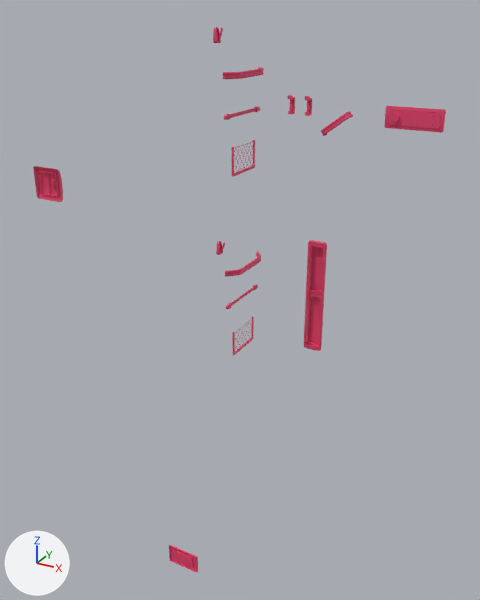
One commit to the FBX model Assets/Fbx/Vagon/Vagon_Stateroom/Vagon_Stateroom_ConductRoom_Equipment_01.fbx: the scene before it, then after it.
One viewpoint serves both versions: a 50 mm camera at (7.99, -2.93, 3.81) aimed at (6.74, -0.66, 2.68). The lights are fixed; the arrows at lower left show +X, +Y and +Z. Where no turn or scale is listed for an object, it has been applied to the vertices.

The first picture shows 'Vagon_Stateroom_ConductRoom_Equipment_01'.
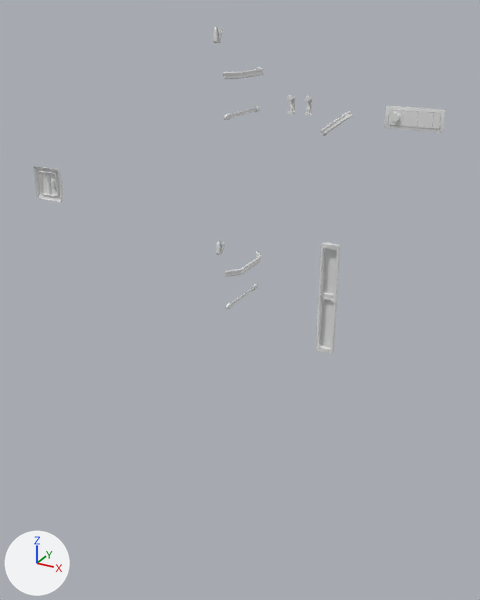
What differs and where, as boxes [x1, y1, x2, y2] in the pictures (480 x 600 px; the box of a moved part takes in the faces that stretch with it):
'Vagon_Stateroom_ConductRoom_Equipment_01', recoloured, reshaped (40% shorter)
    before: [33, 27, 446, 573]
    after: [33, 27, 446, 354]
part 1 of me_vagon_stateroom_conductroom_equipment_01, deleted
    before: [169, 140, 255, 573]
part 2 of me_vagon_stateroom_conductroom_equipment_01, moved or reshaped
    before: [306, 240, 327, 351]
    after: [316, 242, 340, 354]

What changed in the scene script:
```text
Change mat_im_stateroom:
    mat_im_stateroom.base_color: (0.8, 0.0518, 0.153) -> (0.8, 0.8, 0.8)  # pink #e7406d -> white #e7e7e7
Change me_vagon_stateroom_conductroom_equipment_01:
    used by ob_vagon_stateroom_conductroom_equipment_01; location = (6.353, 0.379, 1.384)
    remove me_vagon_stateroom_conductroom_equipment_01.from_pydata(...)  # 2499 vertices, 2372 faces; spans x 0.0..0.93, y -1.86..0.02, z 0.56..2.35
    add me_vagon_stateroom_conductroom_equipment_01.from_pydata(...)  # 1918 vertices, 1891 faces; spans x 0.0..0.93, y -1.85..0.02, z 0.56..2.35
    me_vagon_stateroom_conductroom_equipment_01 part 1: 8 loose pieces with 581 vertices, spanning x 0.0..0.67, y -1.86..-0.18, z 0.63..1.8, are deleted
    me_vagon_stateroom_conductroom_equipment_01 part 2: 213 vertices moved from x 0.26..0.37, y -0.01..0.02, z 0.56..1.23 to x 0.34..0.44, y -0.01..0.02, z 0.56..1.23; 58 vertices removed from x 0.27..0.37, y -0.01..0.02, z 0.56..1.23; 58 vertices added at x 0.34..0.43, y -0.01..0.02, z 0.56..1.23
```
